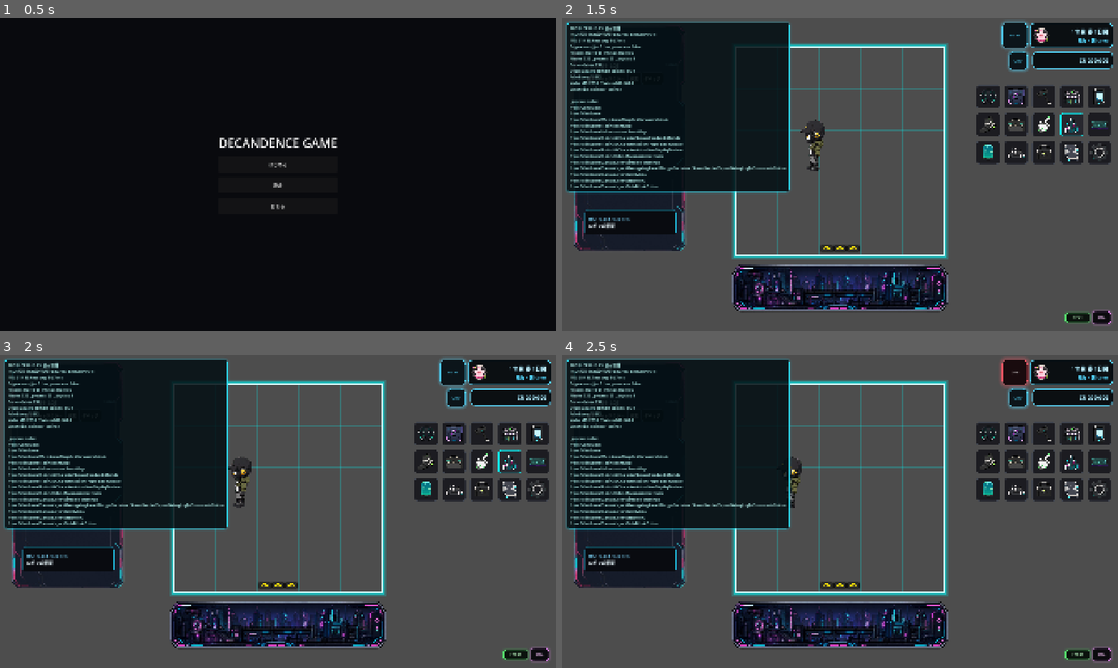
Above: before the commit, frames 1-4 (two rows, left to right).
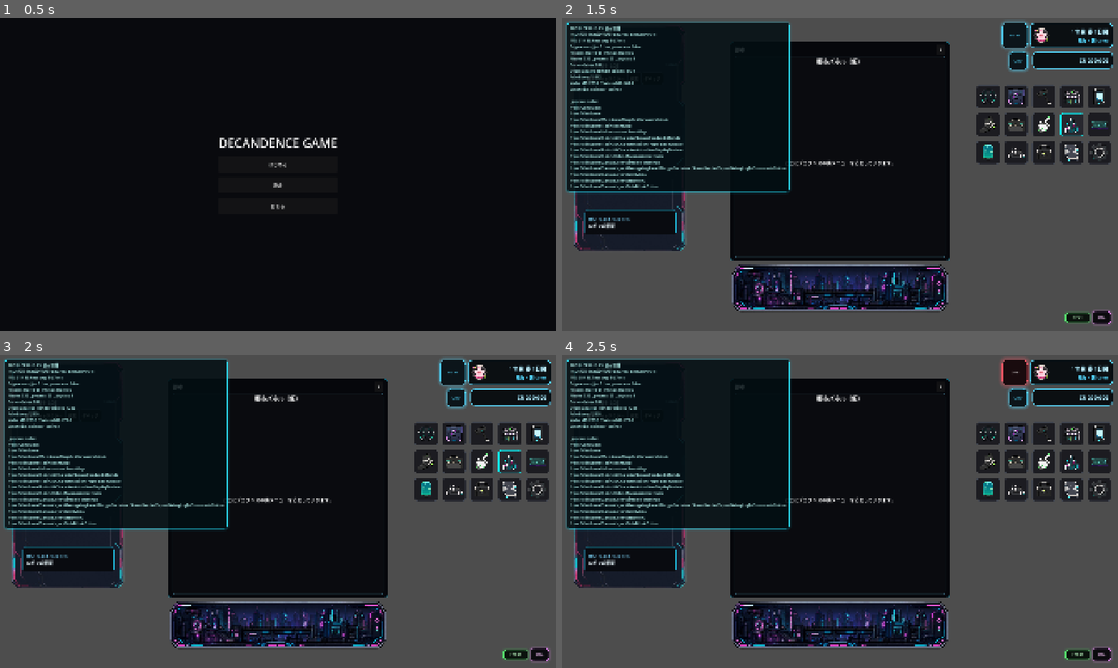
Above: after the commit, the same moments.

Repository: grimoire1089-coder/optimistic
Game: Godot game, scene res://Scenes/Boot/TitleScene.tscn
Same seed, same stepped clock (60 frames per second), same inputs: the game is played once before the commit and once after it. Sound files missing from this copy of the repository are replaced by a short silence.
Inputs (mouse positions are in pixels of both pictures, inside the frame that each line leads up to):
- Up to frame 1 (0.5 s): no input
- Up to frame 2 (1.5 s): click "はじめる" at 0.5 s; click (1073, 124) at 1.25 s
- Up to frame 3 (2 s): no input
- Up to frame 4 (2.5 s): click "BGM" at 2 s

Frame 1 is identical in both runs. In frame 2, 23% of the frame differs, in the area x 6-70%, y 7-78%; in frame 3, 23%; in frame 4, 23%, in the area x 5-70%, y 7-78%.

Commit message:
Wire city panel to city HUD button

Diff:
--- a/Scenes/Main/MainScene.tscn
+++ b/Scenes/Main/MainScene.tscn
@@ -41,13 +41,13 @@
 [ext_resource type="Resource" path="res://Data/Audio/AmbiencePlaylists/NoAmbiencePlaylist.tres" id="38_no_ambience_playlist"]
 [ext_resource type="Script" path="res://Scripts/Scenes/Main/Modules/MainSceneWeatherAmbienceModule.gd" id="39_weather_ambience_module"]
 [ext_resource type="Resource" path="res://Data/Audio/AmbiencePlaylists/MainSceneWeatherAmbienceRegistry.tres" id="40_main_scene_weather_ambience_registry"]
-[ext_resource type="PackedScene" path="res://Scenes/UI/HUD/PlaceholderHudButton.tscn" id="41_placeholder_hud_button"]
+[ext_resource type="PackedScene" path="res://Scenes/UI/HUD/CityButton.tscn" id="41_city_button"]
 [ext_resource type="PackedScene" path="res://Scenes/UI/Encyclopedia/EncyclopediaOverlay.tscn" id="42_encyclopedia_overlay"]
 [ext_resource type="PackedScene" path="res://Scenes/UI/HUD/EncyclopediaButton.tscn" id="43_encyclopedia_button"]
 [ext_resource type="PackedScene" path="res://Scenes/UI/HUD/PlanHudButton.tscn" id="44_plan_hud_button"]
 [ext_resource type="PackedScene" path="res://Scenes/UI/HUD/InteractButton.tscn" id="45_interact_button"]
 [ext_resource type="PackedScene" path="res://Scenes/UI/HUD/ManagementButton.tscn" id="46_management_button"]
-[ext_resource type="Texture2D" uid="uid://co54sowew8haf" path="res://Assets/UI/Icons/Decadence.png" id="47_city_icon"]
+[ext_resource type="PackedScene" path="res://Scenes/UI/City/CityPanel.tscn" id="47_city_panel"]
 
 [sub_resource type="Environment" id="Environment_ctt6t"]
 glow_enabled = true
@@ -136,6 +136,8 @@
 [node name="WorkMenu" parent="CanvasLayer" unique_id=603449311 instance=ExtResource("8_work_menu")]
 
 [node name="ShopMenu" parent="CanvasLayer" unique_id=1933516205 instance=ExtResource("15_shop_menu")]
+
+[node name="CityPanel" parent="CanvasLayer" instance=ExtResource("47_city_panel")]
 
 [node name="CraftMenu" parent="CanvasLayer" unique_id=877403541 instance=ExtResource("21_production_menu")]
 
@@ -192,8 +194,7 @@
 
 [node name="EncyclopediaButton" parent="CanvasLayer" instance=ExtResource("43_encyclopedia_button")]
 
-[node name="PlaceholderHudButton05" parent="CanvasLayer" instance=ExtResource("41_placeholder_hud_button")]
-icon = ExtResource("47_city_icon")
+[node name="PlaceholderHudButton05" parent="CanvasLayer" instance=ExtResource("41_city_button")]
 
 [node name="HudButtonActiveFrameController" type="Node" parent="CanvasLayer" unique_id=1649931530]
 script = ExtResource("30_hud_active_frame")
